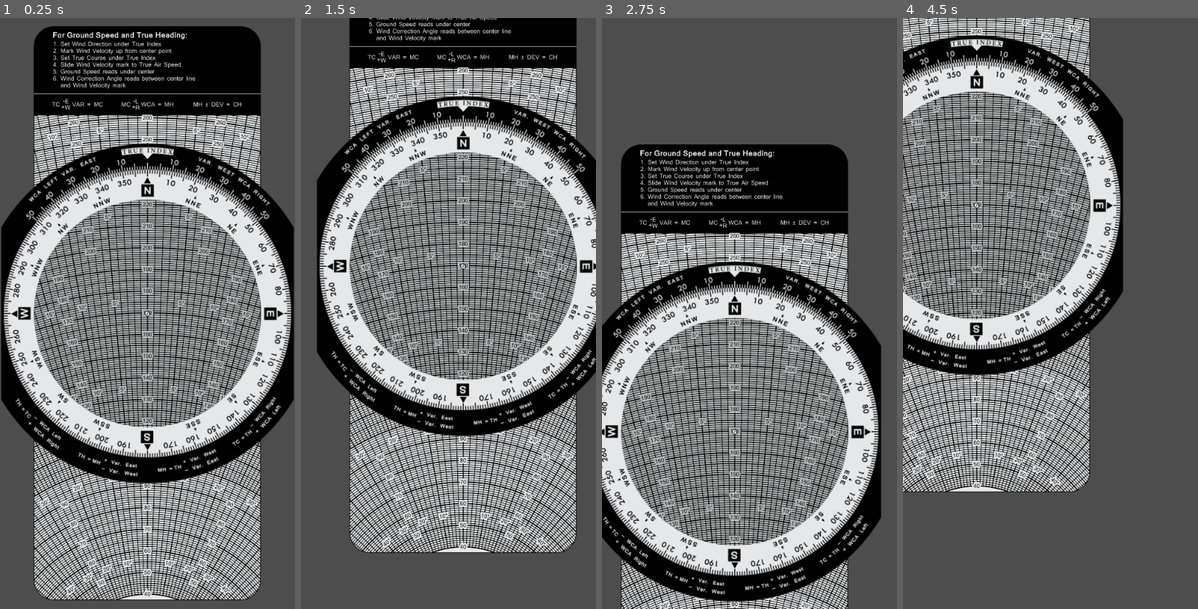
Above: before the commit, frames 1-4 (left to right).
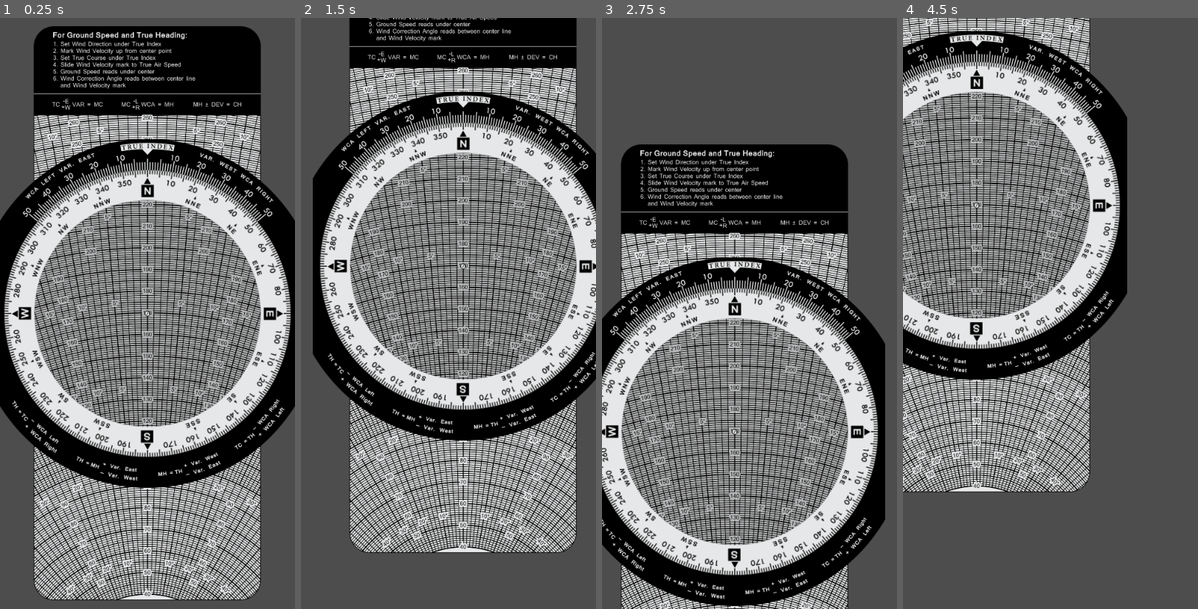
Above: after the commit, the same moments.

Repository: marcosadrianoti/e6b-godot
Game: Godot game, scene res://scenes/main.tscn
Two runs of this game, one before a commit and one after it. Both use one fixed random seed, a clock stepped at 60 frames per second and the inputs below.
Inputs (mouse positions are in pixels of both pictures, inside the frame that each line leads up to):
- Up to frame 1 (0.25 s): no input
- Up to frame 2 (1.5 s): tap Enter at 0.5 s; drag from (448, 313) to (478, 183) at 0.52 s; tap Space at 1.25 s; drag from (478, 183) to (433, 431) at 1.27 s
- Up to frame 3 (2.75 s): tap Enter at 2 s; move the mouse to (779, 183) at 2.02 s; click (779, 183) at 2.17 s
- Up to frame 4 (4.5 s): tap Space at 2.75, 4.25 s; drag from (1035, 431) to (962, 224) at 2.77 s; tap Enter at 3.5 s; move the mouse to (1139, 402) at 3.52 s; click (1139, 402) at 3.67 s; drag from (962, 224) to (1006, 165) at 4.27 s

The runs differ from the first frame. In frame 1, 7.6% of the frame differs, in the area x 0-100%, y 20-80%; in frame 2, 7.5%; in frame 3, 7.5%; in frame 4, 5.6%.
Error in both runs: Invalid access to property or key 'position' on a base object of type 'InputEventKey'. (res://scripts/Camera2D.gd:23)

Commit message:
fix(main): adjust position of all components and adjusts disk's scale

Diff:
--- a/scenes/disk.tscn
+++ b/scenes/disk.tscn
@@ -10,15 +10,17 @@
 radius = 249.722
 
 [node name="Disk" type="Node2D"]
-position = Vector2(242, 472)
 script = ExtResource("1_m08ln")
 
 [node name="startPositionOnDisk" type="Marker2D" parent="."]
+position = Vector2(250, 500)
+gizmo_extents = 110.0
 
 [node name="compass" type="Area2D" parent="."]
 light_mask = 2
 visibility_layer = 2
 z_index = 1
+scale = Vector2(0.97, 0.97)
 collision_layer = 2
 collision_mask = 2
 script = ExtResource("4_u62lp")
--- a/scenes/main.tscn
+++ b/scenes/main.tscn
@@ -11,12 +11,13 @@
 [node name="Ruler" parent="." instance=ExtResource("4_l8b34")]
 
 [node name="Disk" parent="." instance=ExtResource("8_v3wda")]
-scale = Vector2(0.974, 0.974)
 
 [node name="StartPosition" type="Marker2D" parent="."]
 position = Vector2(250, 500)
+gizmo_extents = 133.1
 
 [node name="Camera2D" type="Camera2D" parent="."]
-position = Vector2(250, 500)
+position = Vector2(1271, 854)
+anchor_mode = 0
 zoom = Vector2(1.25, 1.25)
 script = ExtResource("1_1w23q")
--- a/scenes/ruler.tscn
+++ b/scenes/ruler.tscn
@@ -7,6 +7,8 @@
 script = ExtResource("1_lybi7")
 
 [node name="startPositionOnRuler" type="Marker2D" parent="."]
+position = Vector2(250, 500)
+gizmo_extents = 86.9
 
 [node name="tasArc" type="Sprite2D" parent="."]
 scale = Vector2(0.54, 0.54)
